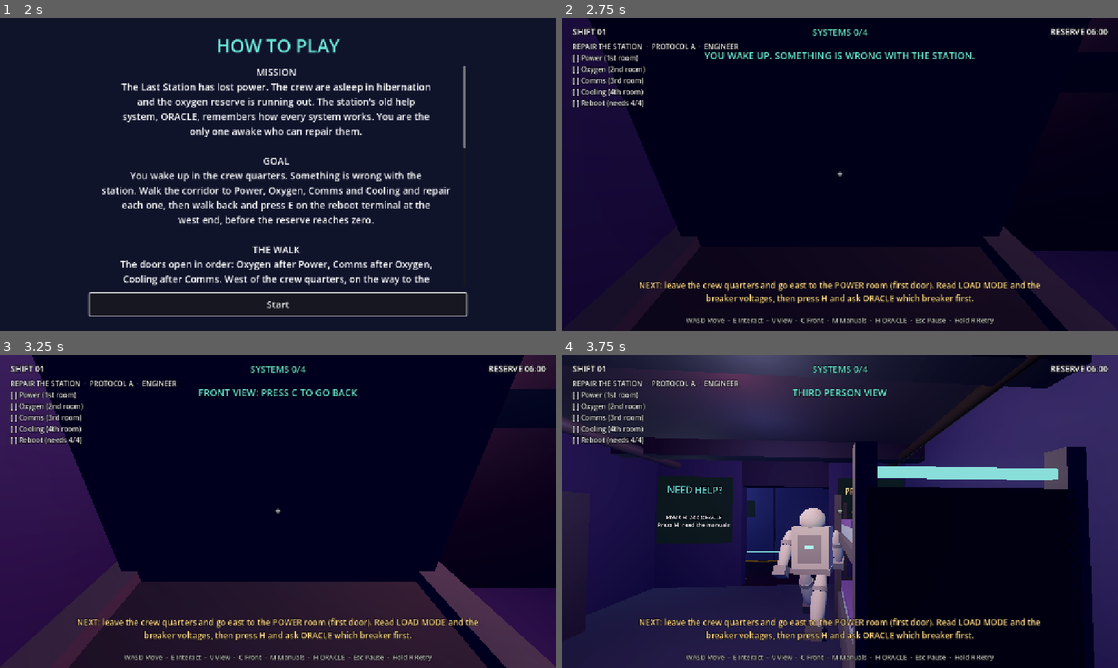
Above: before the commit, frames 1-4 (two rows, left to right).
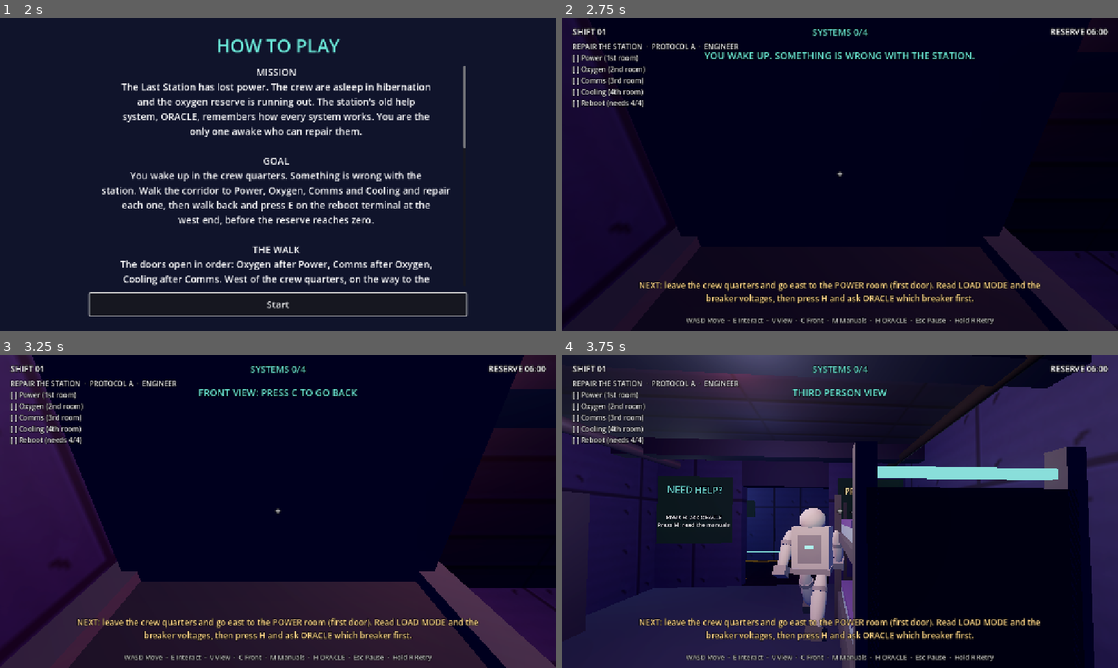
Above: after the commit, the same moments.

Repository: Leon6112003/last-station
Game: Godot game, scene res://scenes/main.tscn
Same seed, same stepped clock (60 frames per second), same inputs: the game is played once before the commit and once after it.
Inputs (mouse positions are in pixels of both pictures, inside the frame that each line leads up to):
- Up to frame 1 (2 s): tap Enter at 0.5 s; move the mouse to (400, 158) at 0.52 s; hold D (move_right) 0.53-1.25 s; hold E (interact) 0.53-1.25 s; click (400, 158) at 0.67 s; tap Space at 0.77 s; click "Play" at 1.25 s
- Up to frame 2 (2.75 s): click "Start" at 2 s
- Up to frame 3 (3.25 s): move the mouse to (250, 511) at 2.77 s; hold W (move_forward) from 2.78 s (still down); tap C (flip_view) at 2.85 s; tap Space at 3.02 s; tap E (interact) at 3.05 s
- Up to frame 4 (3.75 s): keep holding W (move_forward); tap C (flip_view) at 3.5 s; move the mouse to (851, 505) at 3.52 s; hold E (interact) from 3.53 s (still down)

Frame 1 is identical in both runs. In frame 2, 1.3% of the frame differs, in the area x 0-100%, y 0-100%; in frame 3, 1.8%; in frame 4, 1.4%.

Commit message:
Visual polish: generated textures, lamp fixtures and room props
Plated walls, tread-plate floor and ribbed ceiling drawn in code and mapped in world space, a lamp housing under each corridor light, and props for each room (cabinets, tanks, server racks and a dish, reactor rings and pipes). Measured about 8-9 ms per frame on the dev Mac. Tests (1191 checks across 29 files) and docs updated.

Diff:
--- /dev/null
+++ b/scripts/proc_textures.gd
@@ -0,0 +1,114 @@
+class_name ProcTextures
+extends RefCounted
+## Small textures drawn in code (no image files), so the walls, floor and ceiling are not flat
+## colour. They are mostly light grey, so they darken the station's theme colour instead of
+## replacing it; each repeats seamlessly. They are mapped in world space (triplanar), so one
+## material covers boxes of any size with the same size of plate.
+
+const SIZE := 64
+
+static var _cache: Dictionary = {}
+
+
+## Wall plating: a 2 m x 2 m plate (at the usual scale) with dark seams, rivets and a faint brushed grain.
+static func plating() -> ImageTexture:
+	return _cached("plating", func() -> Image:
+		var image := Image.create(SIZE, SIZE, false, Image.FORMAT_RGB8)
+		var rng := RandomNumberGenerator.new()
+		rng.seed = 2024
+		for y in SIZE:
+			for x in SIZE:
+				var level := 0.93 - rng.randf() * 0.03 - 0.02 * sin(float(y) * 0.9)   # grain along the plate
+				if x < 2 or y < 2:
+					level = 0.52   # the seam (wraps round, so every plate has one on two sides)
+				elif x == 2 or y == 2:
+					level = 1.0    # a lit edge beside the seam
+				image.set_pixel(x, y, Color(level, level, level))
+		# Rivets in the corners and mid-edges.
+		for rivet in [Vector2i(8, 8), Vector2i(56, 8), Vector2i(8, 56), Vector2i(56, 56), Vector2i(32, 8), Vector2i(32, 56), Vector2i(8, 32), Vector2i(56, 32)]:
+			_dot(image, rivet + Vector2i(1, 1), 2, 0.5)    # a little shadow below and to the right
+			_dot(image, rivet, 2, 0.97)                   # the bright rivet head
+		return image)
+
+
+## Floor: diamond tread plate, the raised diamonds lighter than the base, with a dark border.
+static func diamond_plate() -> ImageTexture:
+	return _cached("diamond", func() -> Image:
+		var image := Image.create(SIZE, SIZE, false, Image.FORMAT_RGB8)
+		for y in SIZE:
+			for x in SIZE:
+				var cell := 16
+				var dx := absi(posmod(x, cell) - cell / 2)
+				var dy := absi(posmod(y, cell) - cell / 2)
+				var level := 0.62
+				if dx + dy < 6:
+					level = 0.88
+				elif dx + dy < 8:
+					level = 0.74
+				if x < 1 or y < 1:
+					level = 0.4
+				image.set_pixel(x, y, Color(level, level, level))
+		return image)
+
+
+## Ceiling: long ribs with a dark groove between them.
+static func ribbed() -> ImageTexture:
+	return _cached("ribbed", func() -> Image:
+		var image := Image.create(SIZE, SIZE, false, Image.FORMAT_RGB8)
+		for y in SIZE:
+			for x in SIZE:
+				var phase := posmod(y, 16)
+				var level := 0.85
+				if phase < 2:
+					level = 0.45
+				elif phase < 4:
+					level = 0.95
+				elif phase > 12:
+					level = 0.78
+				if x < 1:
+					level = 0.6
+				image.set_pixel(x, y, Color(level, level, level))
+		return image)
+
+
+## Screens: faint horizontal scan lines over a dark base (for the dark plates behind wall text).
+static func scanlines() -> ImageTexture:
+	return _cached("scanlines", func() -> Image:
+		var image := Image.create(8, 8, false, Image.FORMAT_RGB8)
+		for y in 8:
+			var level := 1.0 if y % 2 == 0 else 0.78
+			for x in 8:
+				image.set_pixel(x, y, Color(level, level, level))
+		return image)
+
+
+## A material that shows `texture` in world space, `tiles_per_metre` times per metre, tinted by `color`.
+static func material(color: Color, texture: Texture2D, tiles_per_metre: float, roughness: float = 0.85) -> StandardMaterial3D:
+	var m := StandardMaterial3D.new()
+	m.albedo_color = color
+	m.albedo_texture = texture
+	m.uv1_triplanar = true
+	m.uv1_world_triplanar = true
+	m.uv1_scale = Vector3(tiles_per_metre, tiles_per_metre, tiles_per_metre)
+	m.texture_filter = BaseMaterial3D.TEXTURE_FILTER_LINEAR_WITH_MIPMAPS_ANISOTROPIC
+	m.roughness = roughness
+	return m
+
+
+static func _cached(key: String, build: Callable) -> ImageTexture:
+	if _cache.has(key):
+		return _cache[key]
+	var image: Image = build.call()
+	image.generate_mipmaps()
+	var texture := ImageTexture.create_from_image(image)
+	_cache[key] = texture
+	return texture
+
+
+static func _dot(image: Image, centre: Vector2i, radius: int, level: float) -> void:
+	for y in range(-radius, radius + 1):
+		for x in range(-radius, radius + 1):
+			if x * x + y * y <= radius * radius:
+				var px := posmod(centre.x + x, SIZE)
+				var py := posmod(centre.y + y, SIZE)
+				image.set_pixel(px, py, Color(level, level, level))
--- a/scripts/station_builder.gd
+++ b/scripts/station_builder.gd
@@ -116,10 +116,11 @@
 	if theme.is_empty():
 		theme = ShiftTheme.for_shift(1)
 	var wall_color: Color = theme["wall"]
-	var wall_material := _solid_material(wall_color)
+	# Plated walls, tread-plate floor and a ribbed ceiling, drawn in code (see ProcTextures).
+	var wall_material := ProcTextures.material(wall_color, ProcTextures.plating(), 0.5)
 	var header_material := _solid_material(wall_color.darkened(0.35))
-	var floor_material := _solid_material(theme["floor"])
-	var ceiling_material := _solid_material(theme["ceiling"])
+	var floor_material := ProcTextures.material(theme["floor"], ProcTextures.diamond_plate(), 1.0, 0.7)
+	var ceiling_material := ProcTextures.material(theme["ceiling"], ProcTextures.ribbed(), 0.5)
 
 	var h := Rules.WALL_HEIGHT
 	var t := Rules.WALL_THICKNESS
@@ -169,6 +170,9 @@
 		var corridor_light := _add_light(parent, Vector3(corridor_light_x, 2.6, 0.0), theme["hub_light"], HUB_LIGHT_ENERGY, 8.0)
 		corridor_light.set_meta("base_energy", HUB_LIGHT_ENERGY)   # the Blackout modifier flickers around this
 		corridor_lights.append(corridor_light)
+		# A lamp housing on the ceiling under each light.
+		_add_glow_box(parent, Vector3(corridor_light_x, 2.99, 0.0), Vector3(0.9, 0.05, 0.4), _solid_material(Color(0.12, 0.13, 0.18)))
+		_add_glow_box(parent, Vector3(corridor_light_x, 2.95, 0.0), Vector3(0.7, 0.04, 0.26), _glow_material(Color(1.0, 0.93, 0.8), 1.3))
 
 	for room_id in ROOM_CENTERS_X:
 		var x: float = ROOM_CENTERS_X[room_id]
@@ -309,6 +313,8 @@
 		var sign_x := leak_x + (-2.0 if room_id == "oxygen" else 2.0)
 		_add_screen(parent, Vector3(sign_x, 1.7, ROOM_FACE_Z - PLATE_OFFSET), Vector2(1.6, 0.7))
 		_add_label(parent, "GAS LEAK\nWAIT FOR THE LAMP", Vector3(sign_x, 1.7, ROOM_FACE_Z), 18, Color(0.5, 1.0, 0.6))
+
+	_add_room_props(parent, reactor_material)
 
 	# --- The optional Cryo Bay at the west end, on the way to the reboot terminal: the sleeping crew
 	# and four log terminals.
@@ -732,6 +738,112 @@
 	return {"fault": cross, "ok": tick}
 
 
+## Props that make each room look like what it is, none of them in the way of its console:
+## cabinets with amber indicator lights in Power, gas tanks in Oxygen, server racks and a dish in
+## Comms, and rings and pipes round the reactor in Cooling. The rings share the reactor's glow,
+## so they turn cyan when Cooling is repaired.
+static func _add_room_props(parent: Node3D, reactor_material: StandardMaterial3D) -> void:
+	var room_center_z := (HUB_BACK_Z + ROOM_BACK_Z) * 0.5
+	var steel := _solid_material(Color(0.24, 0.27, 0.35))
+	steel.metallic = 0.55
+	steel.roughness = 0.5
+	var dark_steel := _solid_material(Color(0.14, 0.16, 0.22))
+	dark_steel.metallic = 0.5
+	dark_steel.roughness = 0.55
+	var amber := _glow_material(Color(1.0, 0.7, 0.2), 1.1)
+	var violet := _glow_material(Rules.COLOR_VIOLET, 1.0)
+
+	# Power: two tall cabinets on each side wall, with a column of amber lights.
+	var power_x: float = ROOM_CENTERS_X["power"]
+	for side in [-1.0, 1.0]:
+		for z in [room_center_z + 0.9, room_center_z - 0.5]:
+			var cabinet_x: float = power_x + side * 2.45
+			_add_box(parent, "Cabinet", Vector3(cabinet_x, 1.05, z), Vector3(0.6, 2.1, 0.9), dark_steel)
+			for i in 5:
+				_add_glow_box(parent, Vector3(cabinet_x - side * 0.31, 0.5 + float(i) * 0.3, z), Vector3(0.03, 0.09, 0.5), amber)
+
+	# Oxygen: gas tanks (cylinders on the floor, with bands) along the side walls.
+	var oxygen_x: float = ROOM_CENTERS_X["oxygen"]
+	for side in [-1.0, 1.0]:
+		for z in [room_center_z + 0.8, room_center_z - 0.7]:
+			var tank_x: float = oxygen_x + side * 2.45
+			_add_cylinder_solid(parent, "Tank", Vector3(tank_x, 1.15, z), 0.42, 2.3, steel)
+			for band_y in [0.45, 1.85]:
+				_add_cylinder_glow(parent, Vector3(tank_x, band_y, z), 0.44, 0.07, amber)
+			_add_cylinder_glow(parent, Vector3(tank_x, 2.4, z), 0.12, 0.2, dark_steel)   # the valve on top
+
+	# Comms: server racks with rows of small lights, and a dish on the east rack.
+	var comms_x: float = ROOM_CENTERS_X["comms"]
+	for side in [-1.0, 1.0]:
+		for z in [room_center_z + 0.9, room_center_z - 0.5]:
+			var rack_x: float = comms_x + side * 2.45
+			_add_box(parent, "Rack", Vector3(rack_x, 1.0, z), Vector3(0.6, 2.0, 0.8), dark_steel)
+			for i in 8:
+				var light_material := violet if (i + int(z * 10.0)) % 3 != 0 else amber
+				_add_glow_box(parent, Vector3(rack_x - side * 0.31, 0.3 + float(i) * 0.22, z), Vector3(0.03, 0.05, 0.5), light_material)
+	var dish_base := Vector3(comms_x + 2.45, 2.0, room_center_z - 0.5)
+	_add_cylinder_glow(parent, dish_base + Vector3(0.0, 0.2, 0.0), 0.05, 0.4, steel)
+	var dish := SphereMesh.new()
+	dish.radius = 0.5
+	dish.height = 0.5
+	dish.is_hemisphere = true
+	var dish_instance := MeshInstance3D.new()
+	dish_instance.name = "Dish"
+	dish_instance.mesh = dish
+	dish_instance.material_override = steel
+	dish_instance.position = dish_base + Vector3(0.0, 0.5, 0.0)
+	dish_instance.rotation = Vector3(deg_to_rad(-60.0), deg_to_rad(90.0), 0.0)
+	parent.add_child(dish_instance)
+
+	# Cooling: three glowing rings round the reactor core, and two pipes up to the ceiling.
+	var cooling_x: float = ROOM_CENTERS_X["cooling"]
+	var core_at := Vector3(cooling_x - 2.0, 0.0, room_center_z)
+	for ring_y in [0.65, 1.45, 2.25]:
+		_add_cylinder_glow(parent, core_at + Vector3(0.0, ring_y, 0.0), 0.62, 0.07, reactor_material)
+	for pipe_offset in [Vector3(0.0, 0.0, 0.9), Vector3(0.0, 0.0, -0.9)]:
+		_add_cylinder_glow(parent, core_at + pipe_offset + Vector3(0.0, 1.5, 0.0), 0.09, 3.0, steel)
+
+
+## A cylinder with a collider (tanks and the like), standing with its centre at `center`.
+static func _add_cylinder_solid(parent: Node3D, node_name: String, center: Vector3, radius: float, height: float, material: Material) -> void:
+	var body := StaticBody3D.new()
+	body.name = node_name
+	body.position = center
+	body.collision_layer = Rules.LAYER_WORLD
+	body.collision_mask = 0
+	var mesh := CylinderMesh.new()
+	mesh.top_radius = radius
+	mesh.bottom_radius = radius
+	mesh.height = height
+	mesh.radial_segments = 16
+	var instance := MeshInstance3D.new()
+	instance.mesh = mesh
+	instance.material_override = material
+	body.add_child(instance)
+	var shape := CylinderShape3D.new()
+	shape.radius = radius
+	shape.height = height
+	var collider := CollisionShape3D.new()
+	collider.shape = shape
+	body.add_child(collider)
+	parent.add_child(body)
+
+
+## A cylinder that is only drawn (no collision): bands, valves, rings and pipes.
+static func _add_cylinder_glow(parent: Node3D, center: Vector3, radius: float, height: float, material: Material) -> void:
+	var mesh := CylinderMesh.new()
+	mesh.top_radius = radius
+	mesh.bottom_radius = radius
+	mesh.height = height
+	mesh.radial_segments = 16
+	var instance := MeshInstance3D.new()
+	instance.name = "Glow"
+	instance.mesh = mesh
+	instance.material_override = material
+	instance.position = center
+	parent.add_child(instance)
+
+
 static func _add_beacons(parent: Node3D, center_x: float, lit_count: int) -> void:
 	# Which beacons are lit is a fixed pattern (the first `lit_count`); only the
 	# count matters to the puzzle.
--- /dev/null
+++ b/tests/test_visuals.gd
@@ -0,0 +1,106 @@
+extends SceneTree
+## The generated textures and the scenery: the textures tile and are light enough to tint, the walls,
+## floor and ceiling use them in world space, and the rooms have their props without blocking the
+## consoles or the doorways.
+## Run:  godot --headless --path . -s res://tests/test_visuals.gd
+
+var _failures: int = 0
+
+
+func _initialize() -> void:
+	_test_textures()
+	await _test_station()
+	print("")
+	if _failures == 0:
+		print("ALL PASS")
+		quit(0)
+	else:
+		print("%d FAILURE(S)" % _failures)
+		quit(1)
+
+
+func _average(texture: Texture2D) -> float:
+	var image := texture.get_image()
+	var total := 0.0
+	for y in image.get_height():
+		for x in image.get_width():
+			total += image.get_pixel(x, y).r
+	return total / float(image.get_width() * image.get_height())
+
+
+func _test_textures() -> void:
+	for pair in [["plating", ProcTextures.plating()], ["diamond plate", ProcTextures.diamond_plate()], ["ribbed", ProcTextures.ribbed()], ["scan lines", ProcTextures.scanlines()]]:
+		var texture: ImageTexture = pair[1]
+		var image := texture.get_image()
+		var average := _average(texture)
+		_check(texture.get_width() >= 8 and average > 0.5 and average < 0.98, "the %s texture exists and is light enough to tint the theme colour without hiding it (average %.2f)" % [pair[0], average])
+		_check(image.has_mipmaps(), "the %s texture has mipmaps, so it does not shimmer in the distance" % pair[0])
+	_check(ProcTextures.plating() == ProcTextures.plating(), "a texture is built once and reused")
+	var plating := ProcTextures.plating().get_image()
+	var darkest := 1.0
+	var lightest := 0.0
+	for y in plating.get_height():
+		for x in plating.get_width():
+			darkest = minf(darkest, plating.get_pixel(x, y).r)
+			lightest = maxf(lightest, plating.get_pixel(x, y).r)
+	_check(darkest < 0.6 and lightest > 0.95, "the plating has dark seams and bright rivet heads")
+	var material := ProcTextures.material(Color(0.5, 0.2, 0.2), ProcTextures.plating(), 0.5)
+	_check(material.uv1_triplanar and material.uv1_world_triplanar and is_equal_approx(material.uv1_scale.x, 0.5) and material.albedo_color == Color(0.5, 0.2, 0.2), "the material maps in world space and keeps the tint")
+
+
+func _test_station() -> void:
+	var world := Node3D.new()
+	root.add_child(world)
+	var station := StationBuilder.build(world, PuzzleGenerator.generate(6, 0))
+	var textured := 0
+	for body in world.find_children("*", "StaticBody3D", true, false):
+		if body.get_child_count() > 0 and body.get_child(0) is MeshInstance3D:
+			var material := (body.get_child(0) as MeshInstance3D).material_override as StandardMaterial3D
+			if material != null and material.albedo_texture != null and material.uv1_world_triplanar:
+				textured += 1
+	_check(textured >= 20, "the walls, floors and ceilings use the textured materials (%d bodies)" % textured)
+	# Props (duplicate node names get renamed by Godot, so they are found by their shape).
+	var cabinets: Array = []
+	var tanks: Array = []
+	var racks: Array = []
+	for body in world.find_children("*", "StaticBody3D", true, false):
+		if body.get_child_count() == 0 or not (body.get_child(0) is MeshInstance3D):
+			continue
+		var mesh := (body.get_child(0) as MeshInstance3D).mesh
+		if mesh is BoxMesh and (mesh as BoxMesh).size.is_equal_approx(Vector3(0.6, 2.1, 0.9)):
+			cabinets.append(body)
+		elif mesh is BoxMesh and (mesh as BoxMesh).size.is_equal_approx(Vector3(0.6, 2.0, 0.8)):
+			racks.append(body)
+		elif mesh is CylinderMesh and is_equal_approx((mesh as CylinderMesh).height, 2.3):
+			tanks.append(body)
+	var dishes := world.find_children("Dish", "MeshInstance3D", true, false)
+	_check(cabinets.size() == 4 and tanks.size() == 4 and racks.size() == 4 and dishes.size() == 1, "Power has 4 cabinets, Oxygen 4 tanks, Comms 4 racks and a dish (%d, %d, %d, %d)" % [cabinets.size(), tanks.size(), racks.size(), dishes.size()])
+	# Props never block a console, a breaker or the doorway.
+	var clear := true
+	for prop in cabinets + tanks + racks:
+		var a: Vector3 = (prop as Node3D).position
+		for item in station["interactables"]:
+			var b: Vector3 = (item as Node3D).position
+			if absf(a.x - b.x) < 1.2 and absf(a.z - b.z) < 1.0:
+				clear = false
+		for room_x in [12.0, 24.0, 36.0]:
+			if absf(a.x - room_x) < 1.6 and a.z > StationBuilder.HUB_BACK_Z - 2.0:
+				clear = false
+	_check(clear, "no prop stands within reach of a console or breaker, or in a doorway")
+	# Lamp housings.
+	var lamps := world.find_children("*", "MeshInstance3D", true, false).filter(func(m: Node) -> bool: return (m as MeshInstance3D).mesh is BoxMesh and ((m as MeshInstance3D).mesh as BoxMesh).size.is_equal_approx(Vector3(0.7, 0.04, 0.26)))
+	_check(lamps.size() == (station["corridor_lights"] as Array).size(), "every corridor light has a lamp fixture under it")
+	# The reactor rings share the reactor's glow, so they turn cyan with the repair.
+	var reactor: StandardMaterial3D = station["reactor"]
+	var rings := world.find_children("*", "MeshInstance3D", true, false).filter(func(m: Node) -> bool: return (m as MeshInstance3D).material_override == reactor and (m as MeshInstance3D).mesh is CylinderMesh and ((m as MeshInstance3D).mesh as CylinderMesh).height < 0.1)
+	_check(rings.size() == 3, "three rings round the reactor share its glow")
+	world.free()
+	await process_frame
+
+
+func _check(condition: bool, label: String) -> void:
+	if condition:
+		print("PASS  " + label)
+	else:
+		print("FAIL  " + label)
+		_failures += 1
--- /dev/null
+++ b/tools/perf_probe.gd
@@ -0,0 +1,50 @@
+extends SceneTree
+## Developer tool: measures the station's cost in a real window: node and mesh counts, draw calls
+## and the time per frame (the window is v-synced, so the frame time shows headroom only when it
+## is below 16.7 ms). Needs a real window (not --headless):
+##   godot --path . -s res://tools/perf_probe.gd
+
+const SAVE_PATH := "user://perf_probe_save.cfg"
+
+var _views := [
+	["bedroom", Vector3(0.0, 0.9, -5.0), 180.0],
+	["corridor east", Vector3(1.0, 0.9, 0.0), -90.0],
+	["power room", Vector3(12.0, 0.9, -4.5), 0.0],
+	["cooling room", Vector3(48.0, 0.9, -4.5), 0.0],
+	["cryo bay", Vector3(-10.0, 0.9, -3.2), 0.0],
+]
+
+
+func _initialize() -> void:
+	SaveManager.new(SAVE_PATH).mark_intro_seen()
+	var main: Node = load("res://scenes/main.tscn").instantiate()
+	main.save_path = SAVE_PATH
+	main.boot_intro = false
+	main.play_wake_sequence = false
+	root.add_child(main)
+	await process_frame
+	main._start_new_game()
+	for i in 60:
+		await process_frame
+	var player: PlayerController = main._player
+	player.skip_wake()
+	player.set_input_enabled(false)
+	var meshes: int = main._world.find_children("*", "MeshInstance3D", true, false).size()
+	var lights: int = main._world.find_children("*", "Light3D", true, false).size()
+	var bodies: int = main._world.find_children("*", "CollisionObject3D", true, false).size()
+	print("world: %d meshes, %d lights, %d collision objects, %d nodes" % [meshes, lights, bodies, int(Performance.get_monitor(Performance.OBJECT_NODE_COUNT))])
+	for view in _views:
+		player.position = view[1]
+		player.rotation.y = deg_to_rad(view[2])
+		for i in 20:
+			await process_frame
+		var total := 0.0
+		var frames := 90
+		for i in frames:
+			var started := Time.get_ticks_usec()
+			await process_frame
+			total += float(Time.get_ticks_usec() - started) / 1000.0
+		print("%-14s draw calls %4d, objects %4d, frame %.1f ms" % [view[0], int(Performance.get_monitor(Performance.RENDER_TOTAL_DRAW_CALLS_IN_FRAME)), int(Performance.get_monitor(Performance.RENDER_TOTAL_OBJECTS_IN_FRAME)), total / frames])
+	if FileAccess.file_exists(SAVE_PATH):
+		DirAccess.remove_absolute(ProjectSettings.globalize_path(SAVE_PATH))
+	quit(0)
--- a/tools/screenshot.gd
+++ b/tools/screenshot.gd
@@ -17,6 +17,9 @@
 	["02_corridor_east", Vector3(1.0, 0.9, 0.0), -90.0, 0.0],
 	["03_gas_vent", Vector3(10.5, 0.9, 0.0), -90.0, 0.0],
 	["04_power_room", Vector3(12.0, 0.9, -4.5), 0.0, 5.0],
+	["04b_power_room_side", Vector3(12.0, 0.9, -2.5), 90.0, 0.0],
+	["04c_oxygen_room_side", Vector3(24.0, 0.9, -3.0), 90.0, 0.0],
+	["04d_comms_room_side", Vector3(36.0, 0.9, -3.0), -90.0, 5.0],
 	["05_oxygen_door_locked", Vector3(24.0, 0.9, 0.4), 0.0, 0.0],
 	["06_laser_grid", Vector3(26.0, 0.9, 0.0), -90.0, 0.0],
 	["06b_laser_switch", Vector3(28.0, 0.9, -0.2), 180.0, 0.0],
Not shown, added: scripts/proc_textures.gd.uid
Not shown, added: tests/test_visuals.gd.uid
Not shown, added: tools/perf_probe.gd.uid
Not shown, changed: docs/TEST_REPORT.md
